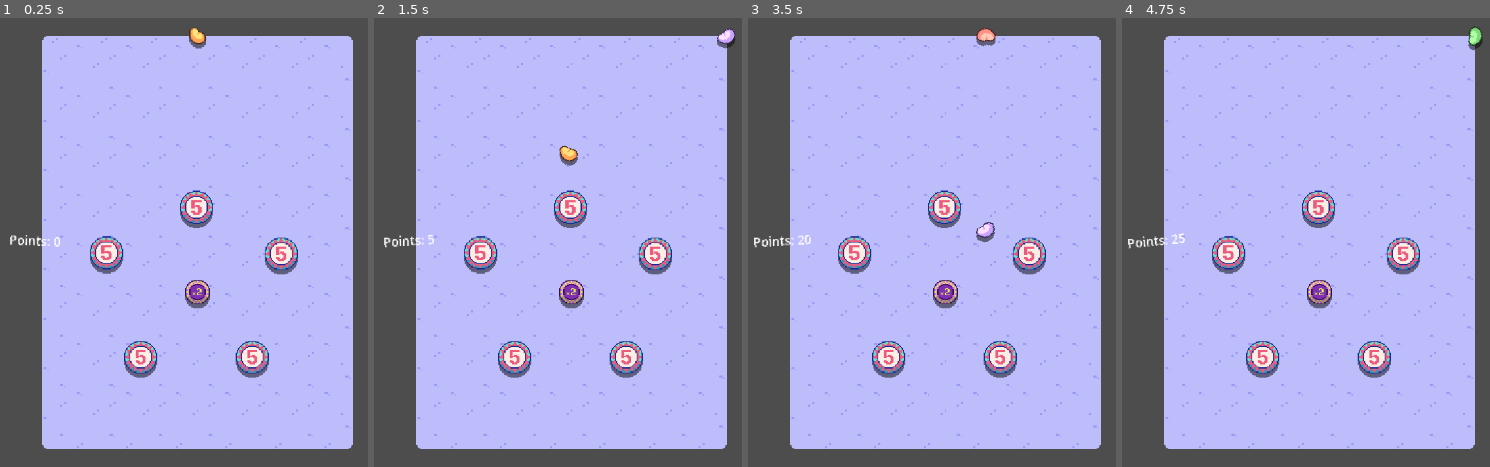
Above: before the commit, frames 1-4 (left to right).
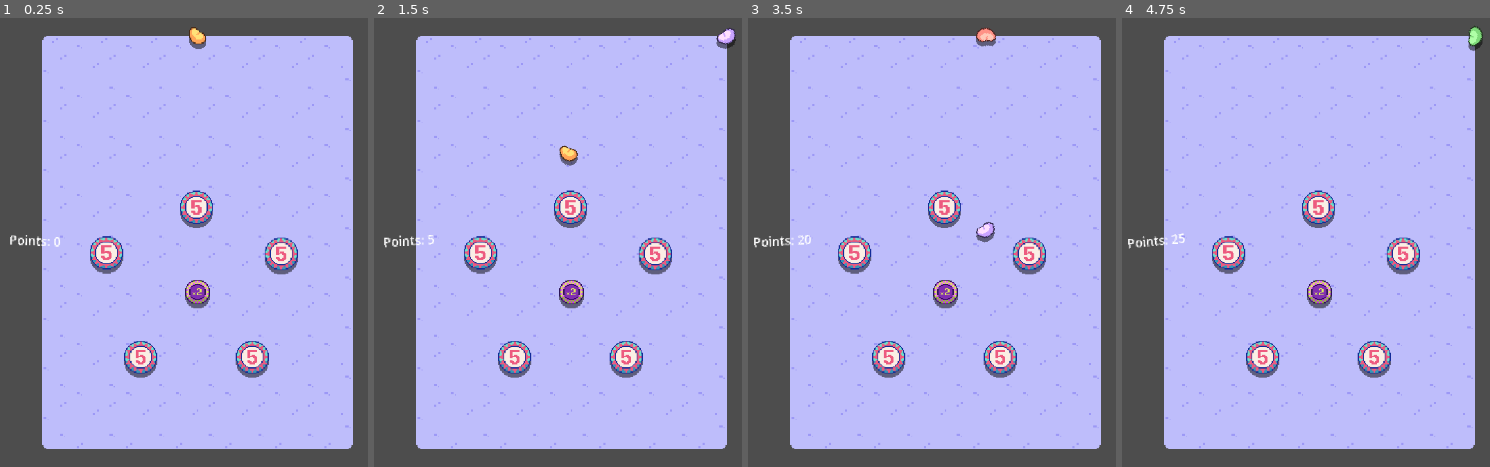
Above: after the commit, the same moments.

Repository: dairycultist/bean-game
Game: Godot game, scene res://scene.tscn
Same seed, same stepped clock (60 frames per second), same inputs: the game is played once before the commit and once after it.
Inputs (mouse positions are in pixels of both pictures, inside the frame that each line leads up to):
- Up to frame 1 (0.25 s): no input
- Up to frame 2 (1.5 s): press the mouse at (572, 242) at 0.53 s; move the mouse to (outside the picture) at 1.27 s; release the mouse at (outside the picture) at 1.28 s; click (outside the picture) at 1.35 s
- Up to frame 3 (3.5 s): move the mouse to (outside the picture) at 2.02 s; press the mouse at (outside the picture) at 2.03 s; move the mouse to (987, 242) at 2.77 s; release the mouse at (987, 242) at 2.78 s; click (987, 242) at 2.85 s
- Up to frame 4 (4.75 s): move the mouse to (1199, 130) at 3.52 s; press the mouse at (1199, 130) at 3.53 s; move the mouse to (outside the picture) at 4.27 s; release the mouse at (outside the picture) at 4.28 s; click (outside the picture) at 4.35 s

The runs differ from the first frame. In frame 1, less than 0.1% of the frame differs, in the area x 51-56%, y 2-7%; in frame 2, less than 0.1%; in frame 3, less than 0.1%; in frame 4, less than 0.1%.

Commit message:
Slight pulsing effect for held bean

Diff:
--- a/bean_dropper.gd
+++ b/bean_dropper.gd
@@ -33,6 +33,9 @@
 
 	the_bean.global_position.y = lerp(the_bean.global_position.y, get_parent().global_position.y, 10.0 * delta)
 
+	the_bean.scale.x = 1.0 + sin(Time.get_ticks_msec() * 0.01) * 0.05
+	the_bean.scale.y = the_bean.scale.x
+
 func _input_event(_viewport: Viewport, event: InputEvent, _shape_idx: int):
 
 	if event.is_action_pressed("click"):
@@ -40,6 +43,7 @@
 		# drop the_bean
 		the_bean.collision_layer = 1
 		the_bean.freeze = false
+		the_bean.scale = Vector2.ONE
 
 		BeanSignals.on_bean_dropped.emit(the_bean)
 
